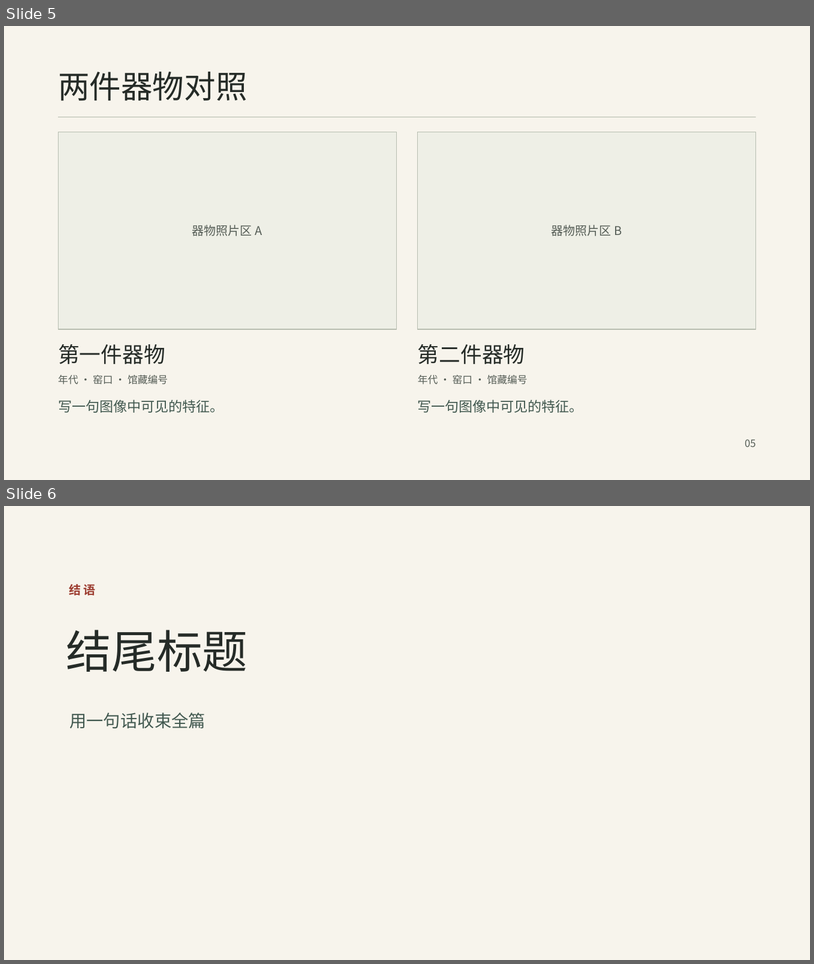
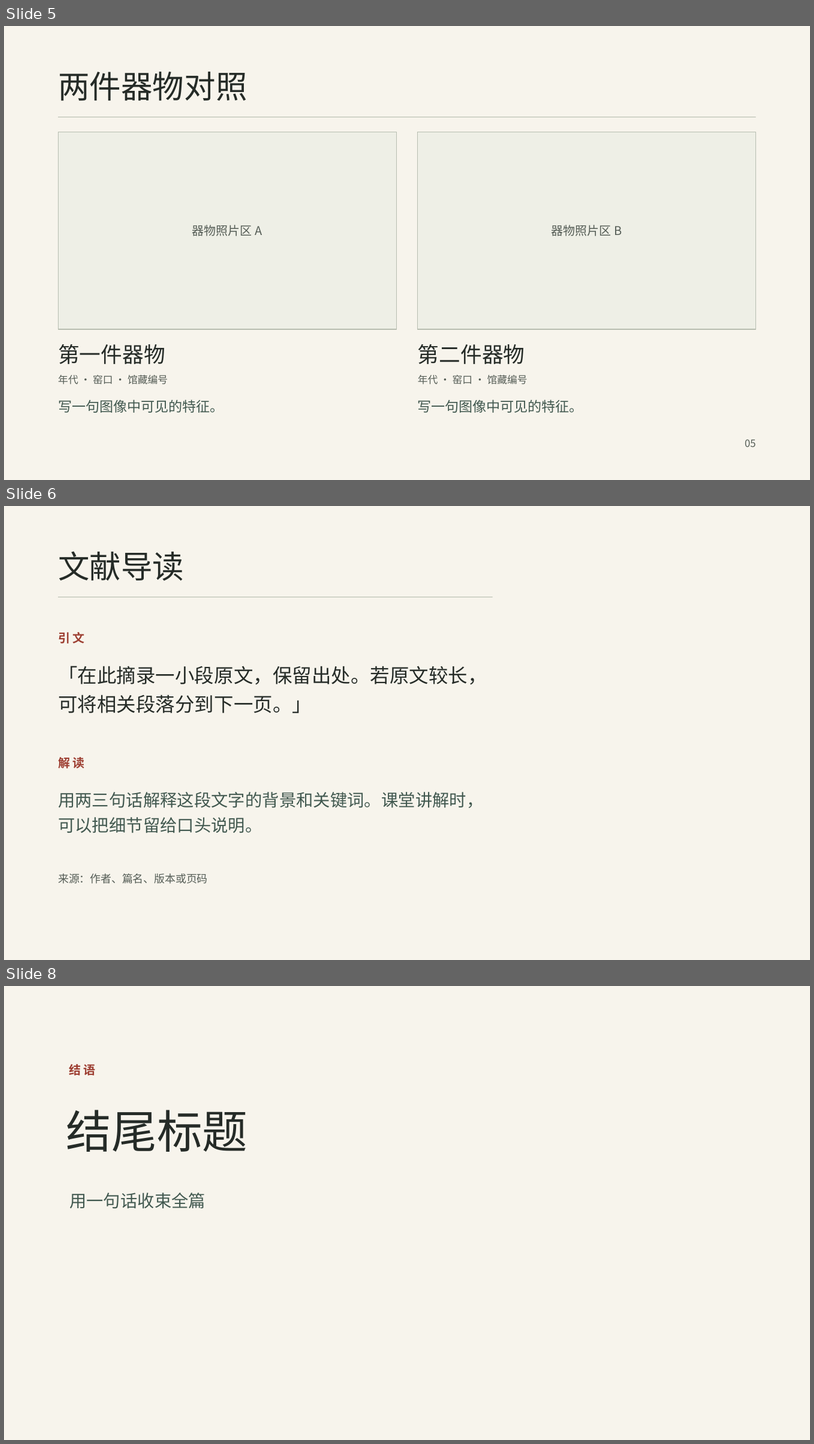
Before and after one commit to huz673633-alt/song-ink-slides, a slide deck: assets/song-ink-template.pptx. Shown one above the other, each under a label of ours: slides 5 and 6 before the commit, slides 5, 6 and 8 after it; the slides between them are not shown. The pictures are 814x964 and 814x1444 pixels, drawn with LibreOffice and Linux fonts; fonts in the diff are those of the drawing; background and template pictures are left out. Boxes give left, top, right and bottom in pixels: in the first picture for what was removed or moved away, otherwise in the second. Text is boxed around its words. In the diff, an @@ line names an element or a change of style, - is before the commit and + after.

Commit message:
新增文献导读和时间线版式

```diff
--- a/assets/song-ink-template.pptx
+++ b/assets/song-ink-template.pptx
@@ slide 6 added at (4,506,810,960), background picture (left out) @@
@@ text added at (58,551,184,580), 37.5 pt, text #252B27 @@
+文献导读
@@ rectangle added at (59,597,494,597), fill #B7BDB0 @@
@@ text added at (58,632,85,643), 14.2 pt, text #9D3E31, bold @@
+引 文
@@ text added at (58,666,488,713), 23.2 pt, text #252B27 @@
+「在此摘录一小段原文，保留出处。若原文较长，可将相关段落分到下一页。」
@@ text added at (58,757,85,768), 14.2 pt, text #9D3E31, bold @@
+解 读
@@ text added at (58,792,483,833), 20.2 pt, text #41584F @@
+用两三句话解释这段文字的背景和关键词。课堂讲解时，可以把细节留给口头说明。
@@ text added at (58,873,208,883), 12.8 pt, text #555D56 @@
+来源：作者、篇名、版本或页码
@@ what was slide 6 is now slide 8 @@
```
Also in this commit, not shown: 1 other slide added, 3 other files.
